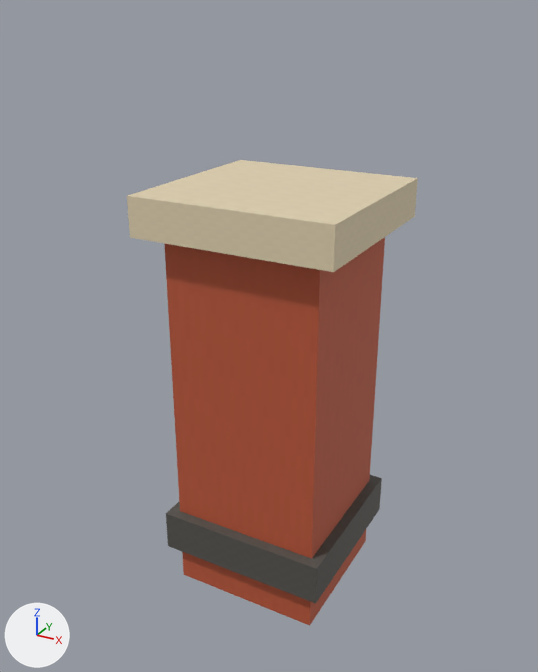
A saved change to the glTF model public/models/citykit/chimney-lod1.glb.
Rendered twice from a 50 mm lens placed at (1.19, -2.25, 1.95), pointed at (-0.03, -0.01, 0.83). The axes (+X, +Y, +Z) are drawn at lower left. The lights are the same throughout. The older version comes first. Vertices at exactly the same position are counted once.

The first picture shows 'chimney-lod1'.
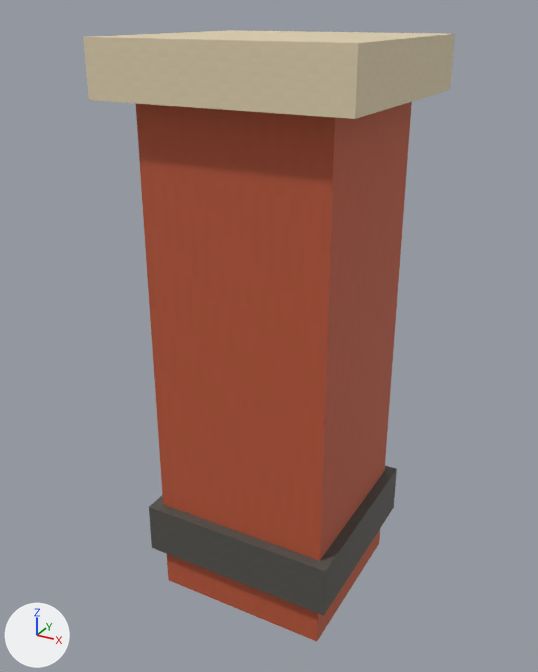
Pixel boxes (x1, y1, x2, y2) of what changed, in the pictures (538 x 672 px; the box of a moved part takes in the faces that stretch with it):
```json
{"object": "chimney-lod1", "change": "reshaped", "before": [127, 160, 418, 626], "after": [83, 30, 455, 641], "on screen": "28% wider, 31% taller"}
{"part": 1, "of": "me_chimney_lod1", "change": "moved or reshaped", "before": [164, 237, 385, 626], "after": [136, 102, 412, 641]}
{"part": 2, "of": "me_chimney_lod1", "change": "moved or reshaped", "before": [127, 160, 418, 272], "after": [83, 30, 455, 119]}
{"part": 3, "of": "me_chimney_lod1", "change": "moved or reshaped", "before": [166, 475, 382, 603], "after": [149, 466, 397, 616]}
```

Scene script edits in JSON lines:
```json
{"block": "me_chimney_lod1", "where": "# used by ob_chimney_lod1; location = (0.0, 0.0, 0.0)"}
{"op": "remove", "block": "me_chimney_lod1", "code": "me_chimney_lod1.from_pydata(...)  # 24 vertices, 36 faces; spans x -0.37..0.37, y -0.36..0.36, z -0.2..1.39"}
{"op": "add", "block": "me_chimney_lod1", "code": "me_chimney_lod1.from_pydata(...)  # 24 vertices, 36 faces; spans x -0.44..0.44, y -0.42..0.42, z -0.22..1.87"}
{"block": "me_chimney_lod1", "change": "me_chimney_lod1 part 1: the loose piece of 8 vertices spanning x -0.29..0.29, y -0.28..0.28, z -0.2..1.28 is scaled about its middle by (1.17, 1.14, 1.32), then moved by (0.0, 0.0, 0.22)"}
{"block": "me_chimney_lod1", "change": "me_chimney_lod1 part 2: the loose piece of 8 vertices spanning x -0.37..0.37, y -0.36..0.36, z 1.25..1.39 is scaled about its middle by (1.19, 1.17, 1.29), then moved by (0.0, 0.0, 0.46)"}
{"block": "me_chimney_lod1", "change": "me_chimney_lod1 part 3: the loose piece of 8 vertices spanning x -0.33..0.33, y -0.32..0.32, z -0.04..0.12 is scaled about the mesh origin by (1.15, 1.13, 1.25)"}
```
